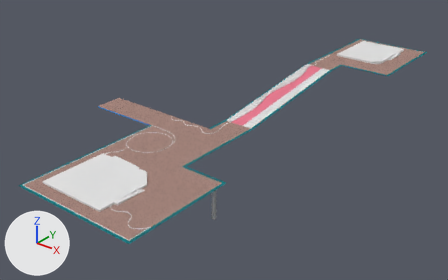
Before and after pictures for a commit that changed the Blender file Utils/Modelos/PlataformaObjetosUnidos.blend.
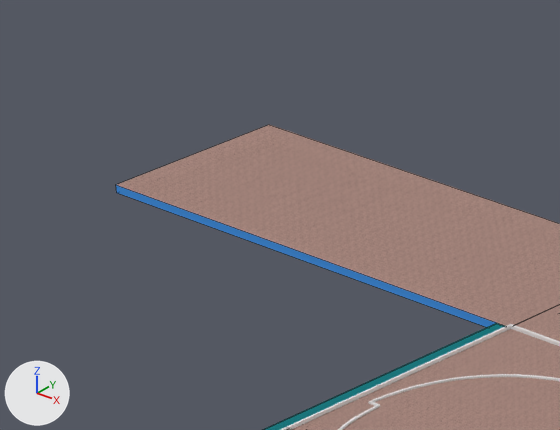
Old and new are each drawn whole from a 50 mm camera at (107.0, -240.0, 91.0) aimed at (-42.0, -53.0, -25.0) and again close up on the part from 18% to 36% of the width and 29% to 50% of the height. The axes (+X, +Y, +Z) are drawn at lower left. The lights are the same throughout. The close-ups show mesh edges as thin lines.

The older version as bpy lines, for what is in view:
```python
me_plane_008 = bpy.data.meshes.new('Plane.008')
me_plane_008.from_pydata(...)  # 1216 vertices, 911 faces; spans x -0.1..17.8, y -60.0..0.1, z 0.0..0.2
me_untitled_008 = bpy.data.meshes.new('Untitled.008')
me_untitled_008.from_pydata(...)  # 56 vertices, 35 faces; spans x -57.0..30.0, y -21.0..173.0, z 0.0..8.0
me_untitled_008.materials.append(mat_concreto)  # blue #4594e7
me_untitled_019 = bpy.data.meshes.new('Untitled.019')
me_untitled_019.from_pydata(...)  # 104 vertices, 78 faces; spans x -21.0..37.0, y -78.0..118.0, z 0.0..8.0
me_untitled_019.materials.append(mat_pisoplataformainferior1)  # cyan #1d797f
ob_plane_001 = bpy.data.objects.new('Plane.001', me_plane_008)
ob_plane_001.parent = ob_nurbspath
ob_plane_001.matrix_parent_inverse = Matrix(((1.0, 0.0, 0.0, 0.0000578), (0.0, 1.0, 0.0, 0.0), (0.0, 0.0, 1.0, 0.0), (0.0, 0.0, 0.0, 1.0)))
ob_plane_001.location = (0.0, 0.0, -0.24)
ob_plataformainferior = bpy.data.objects.new('PlataformaInferior', me_untitled_008)
ob_plataformainferior.location = (-29.01, -122.2, -11.56)
ob_plataformainferior_013 = bpy.data.objects.new('PlataformaInferior.013', me_untitled_019)
ob_plataformainferior_013.location = (-34.51, -66.2, -11.09)
# also in view: 'RampaEntrada.001' at (-45.0, -102.0, -11.0); 'Plane.002' at (-44.0, -94.0, -11.0)
```
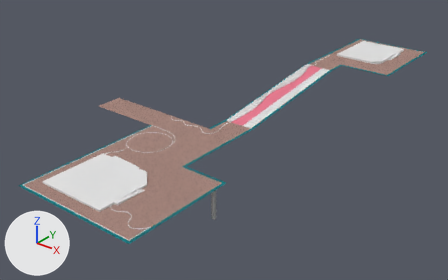
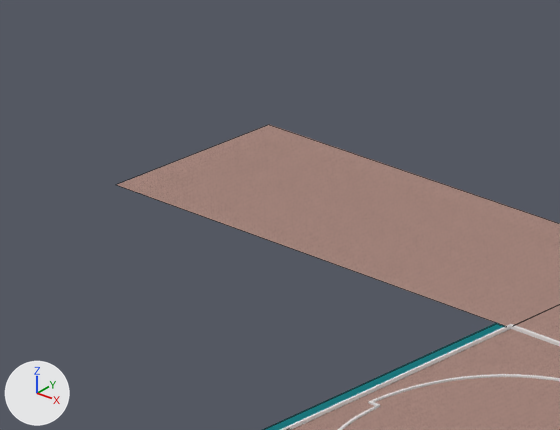
Boxes [x1, y1, x2, y2] around the edits, measured in the close-ups (560 x 430 px):
```json
{"object": "PlataformaInferior", "change": "deleted", "before": [116, 185, 496, 327], "on screen": "blue"}
```

Edits to the scene script, one JSON object a line:
```json
{"op": "remove", "block": "ob_plataformainferior", "code": ["ob_plataformainferior = bpy.data.objects.new('PlataformaInferior', me_untitled_008)", "ob_plataformainferior.location = (-29.01, -122.2, -11.56)"]}
```
